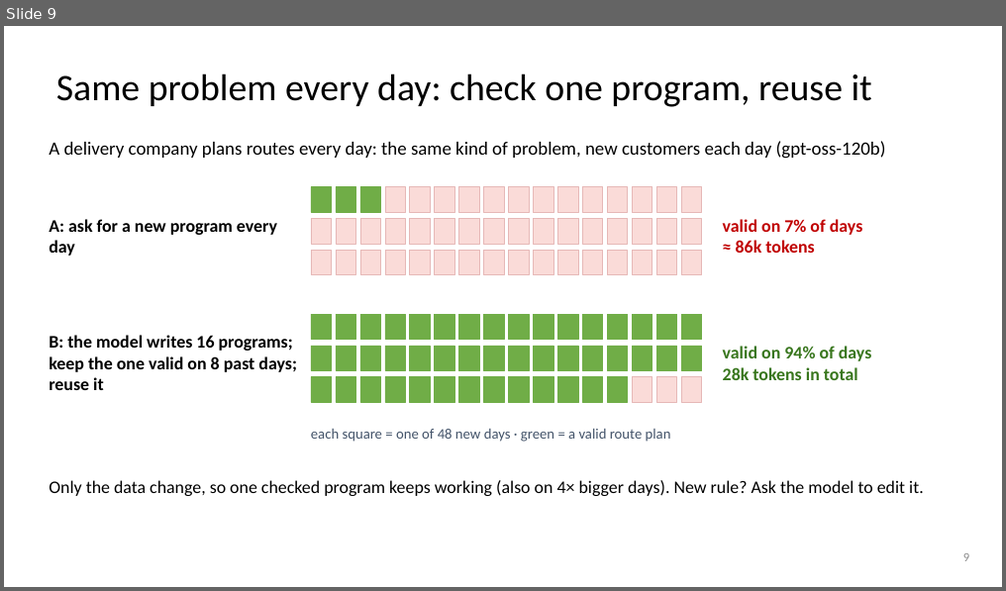
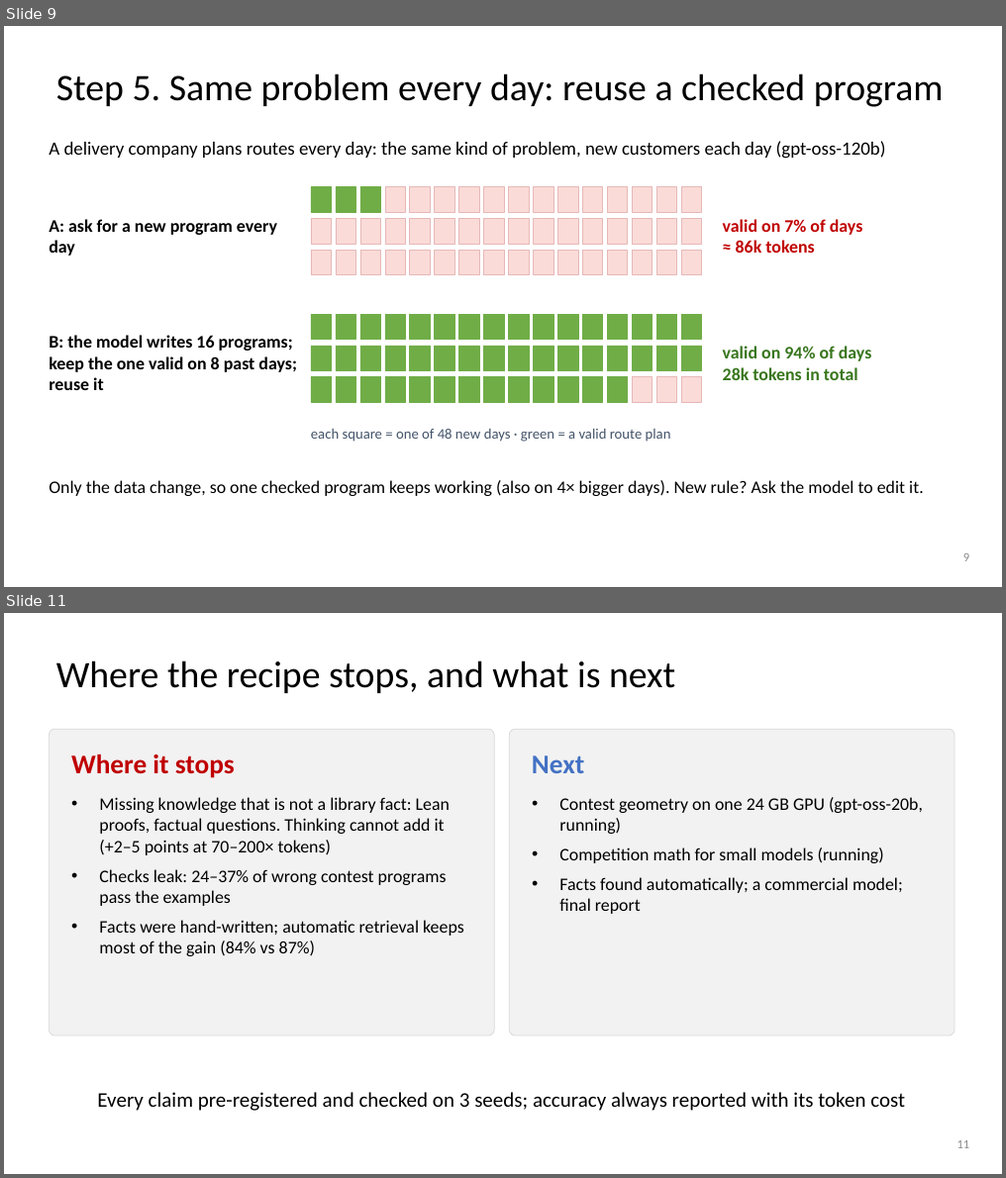
Before and after one commit to dlwns147/CSED490E_Project_Team5, a slide deck: PROPOSAL_slides.pptx. Shown one above the other, each under a label of ours: slide 9 before the commit, slides 9 and 11 after it; the slides between them are not shown. The pictures are 1006x591 and 1006x1178 pixels, drawn with LibreOffice and Linux fonts; fonts in the diff are those of the drawing. Boxes give left, top, right and bottom in pixels: in the first picture for what was removed or moved away, otherwise in the second. Text is boxed around its words. In the diff, an @@ line names an element or a change of style, - is before the commit and + after.

```diff
--- a/PROPOSAL_slides.pptx
+++ b/PROPOSAL_slides.pptx
@@ slide 11 added at [4, 613, 1002, 1174], background #FFFFFF @@
@@ title added at [56, 661, 675, 693], 36 pt, text #000000 @@
+Where the recipe stops, and what is next
@@ rounded rectangle added at [49, 729, 494, 1036], fill #F2F2F2, outline #D9D9D9 0.75 pt @@
@@ rounded rectangle added at [509, 729, 954, 1036], fill #F2F2F2, outline #D9D9D9 0.75 pt @@
@@ text added at [71, 755, 235, 778], 26 pt, text #C00000, bold @@
+Where it stops
@@ text added at [532, 756, 584, 773], 26 pt, text #4472C4, bold @@
+Next
@@ text added at [99, 797, 464, 957], 17 pt, text #000000 @@
+• Missing knowledge that is not a library fact: Lean proofs, factual questions. Thinking cannot add it (+2–5 points at 70–200× tokens)
+• Checks leak: 24–37% of wrong contest programs pass the examples
+• Facts were hand-written; automatic retrieval keeps most of the gain (84% vs 87%)
@@ text added at [559, 797, 923, 914], 17 pt, text #000000 @@
+• Contest geometry on one 24 GB GPU (gpt-oss-20b, running)
+• Competition math for small models (running)
+• Facts found automatically; a commercial model; final report
@@ text added at [97, 1092, 905, 1111], 20 pt, text #000000 @@
+Every claim pre-registered and checked on 3 seeds; accuracy always reported with its token cost
@@ page number added at [957, 1141, 970, 1149], 12 pt, text #8C8C8C @@
+11
@@ slide 9 changed as well @@
@@ title at [56, 74, 944, 107]: text changed @@
-Same problem every day: check one program, reuse it
+Step 5. Same problem every day: reuse a checked program
```
Also in this commit, not shown: 5 other slides changed, 4 other slides added, 4 slides removed, 16 other files.
